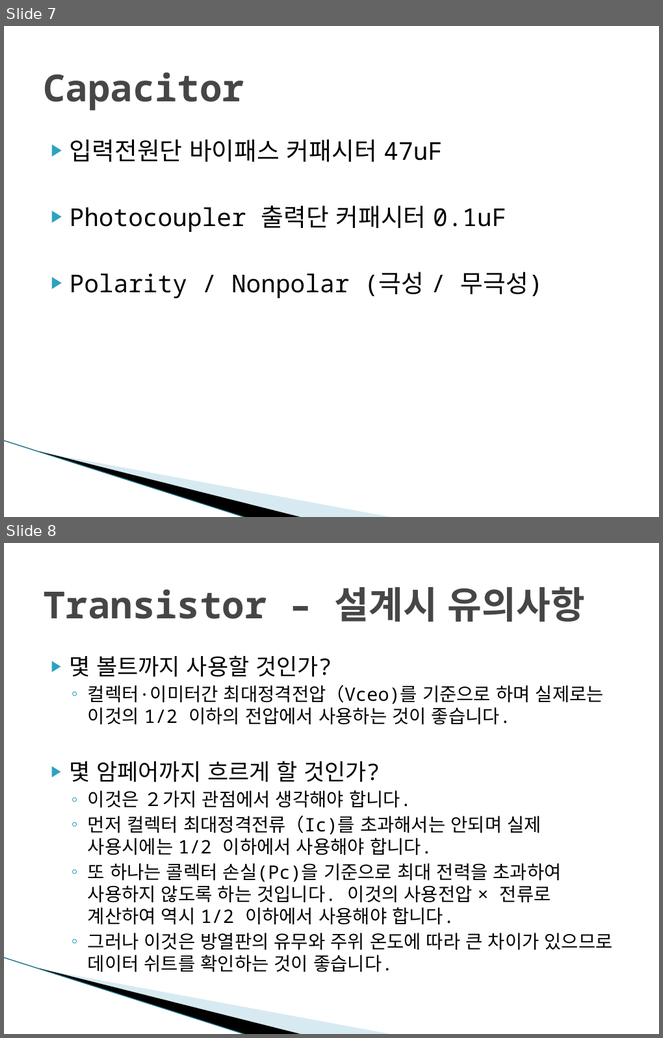
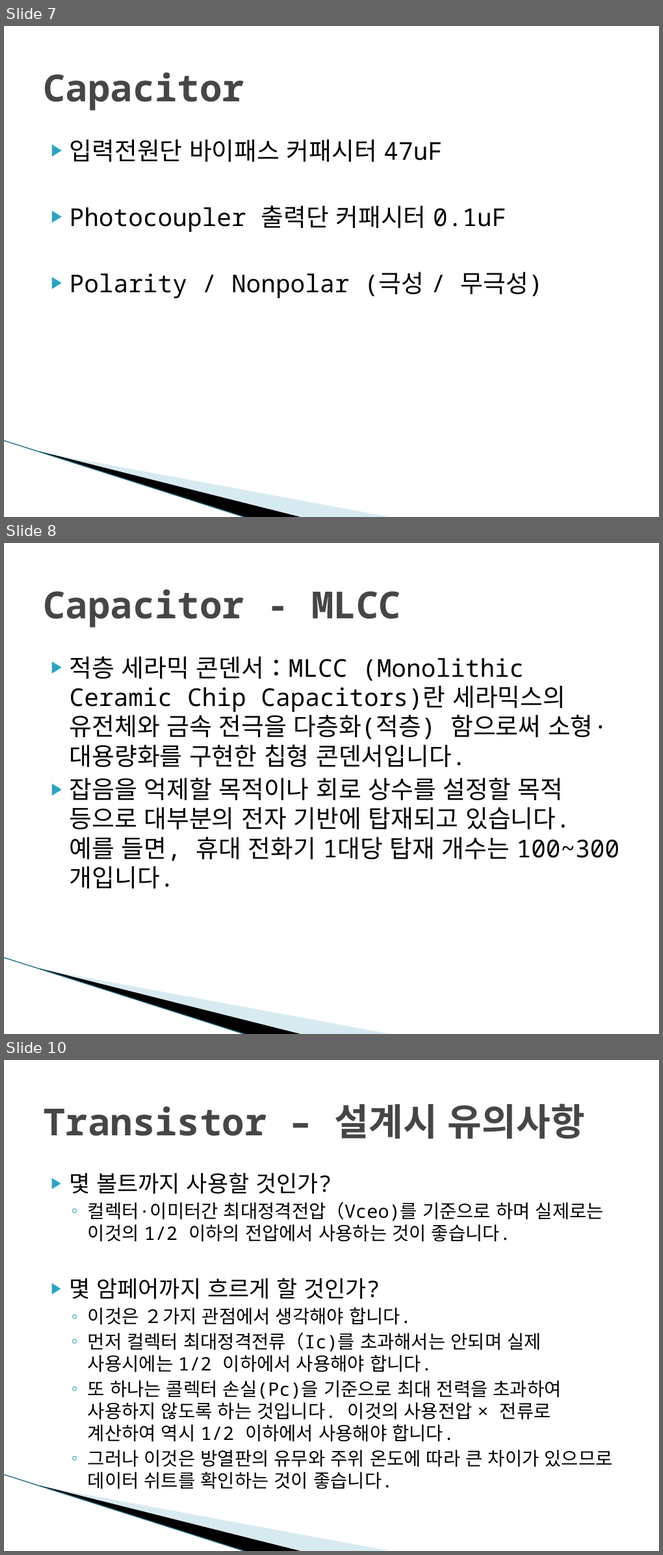
Before and after one commit to zerosaeng2/doc, a slide deck: EET. Presentation & Summary/회로설계.pptx. Shown one above the other, each under a label of ours: slides 7 and 8 before the commit, slides 7, 8 and 10 after it; the slides between them are not shown. The pictures are 663x1038 and 663x1555 pixels, drawn with LibreOffice and Linux fonts; fonts in the diff are those of the drawing; background and template pictures are left out. Boxes give left, top, right and bottom in pixels: in the first picture for what was removed or moved away, otherwise in the second. Text is boxed around its words. In the diff, an @@ line names an element or a change of style, - is before the commit and + after.

Commit message:
회로설계 수정

```diff
--- a/EET. Presentation & Summary/회로설계.pptx
+++ b/EET. Presentation & Summary/회로설계.pptx
@@ slide 8 added at <box>4,543,659,1034</box>, background #FFFFFF; not listed: 3 template elements that a slide beside it also shows @@
@@ title added at <box>43,589,401,627</box>, 41 pt, text #464646, bold @@
+Capacitor - MLCC
@@ text added at <box>70,656,620,861</box>, 27 pt, text #000000 @@
+▶ 적층 세라믹 콘덴서：MLCC (Monolithic Ceramic Chip Capacitors)란 세라믹스의 유전체와 금속 전극을 다층화(적층) 함으로써 소형·대용량화를 구현한 칩형 콘덴서입니다.
+▶ 잡음을 억제할 목적이나 회로 상수를 설정할 목적 등으로 대부분의 전자 기반에 탑재되고 있습니다. 예를 들면, 휴대 전화기 1대당 탑재 개수는 100~300개입니다.
@@ what was slide 8 is now slide 10 @@
```
Also in this commit, not shown: 1 other slide added.
